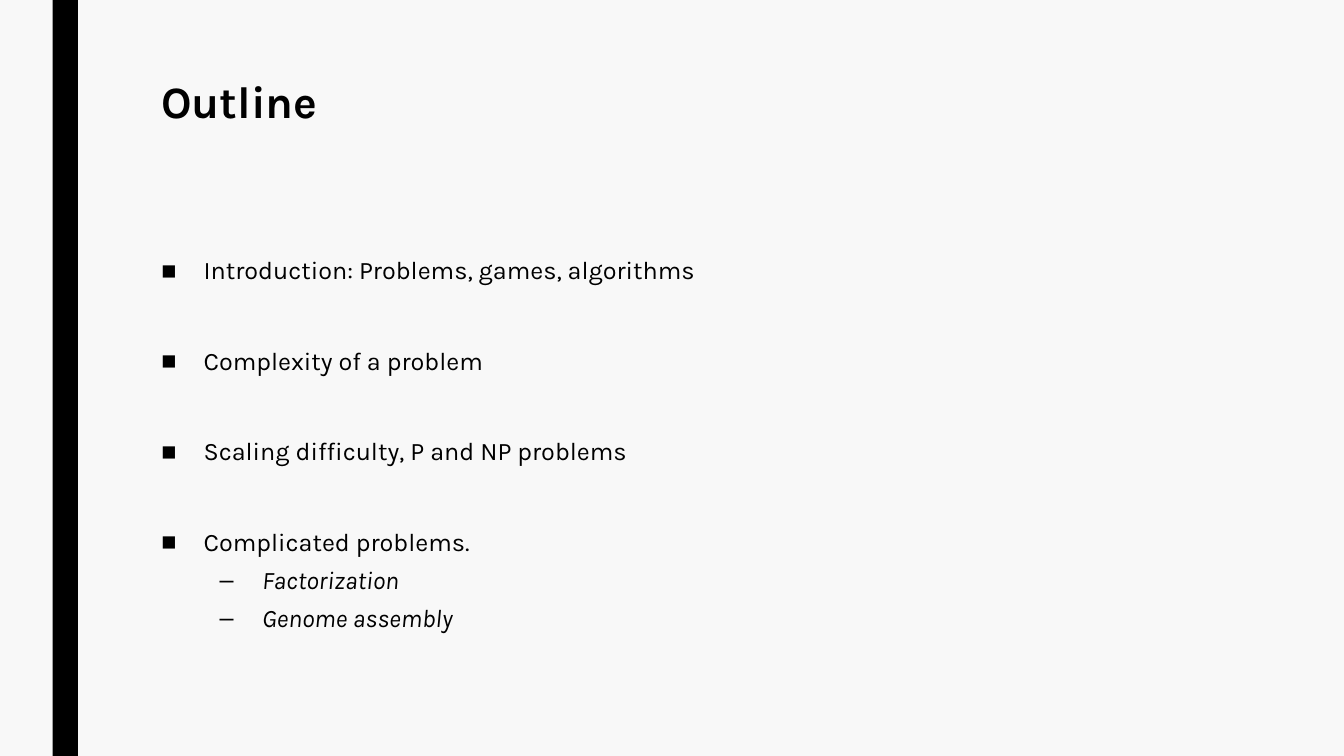
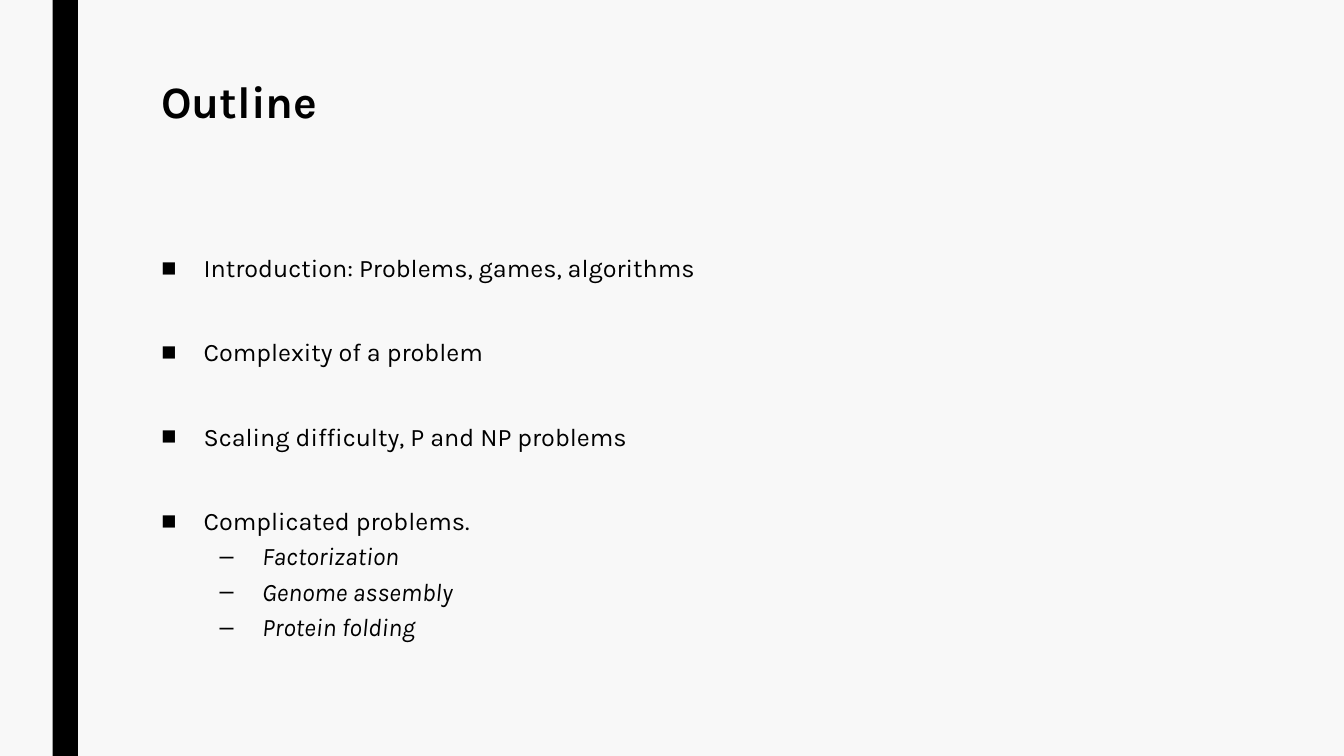
Before and after one commit to jurtasun/presentations, a slide deck: slide 2 of 202306_LMS_Complexity/230619_LMS_Complexity.ppt. Drawn at 1344x756 pixels with LibreOffice and Linux fonts; fonts in the diff are those of the drawing. Boxes give left, top, right and bottom in pixels: in the first picture for what was removed or moved away, otherwise in the second. Text is boxed around its words. In the diff, an @@ line names an element or a change of style, - is before the commit and + after.

```diff
--- a/202306_LMS_Complexity/230619_LMS_Complexity.ppt
+++ b/202306_LMS_Complexity/230619_LMS_Complexity.ppt
@@ text at <box>204,259,695,607</box>: line spacing 0.94 to 0.84 @@
@@ text at <box>262,618,415,642</box>: paragraph added @@
+  – Protein folding
```
Also in this commit, not shown: 6 other slides changed, 6 slides removed.
